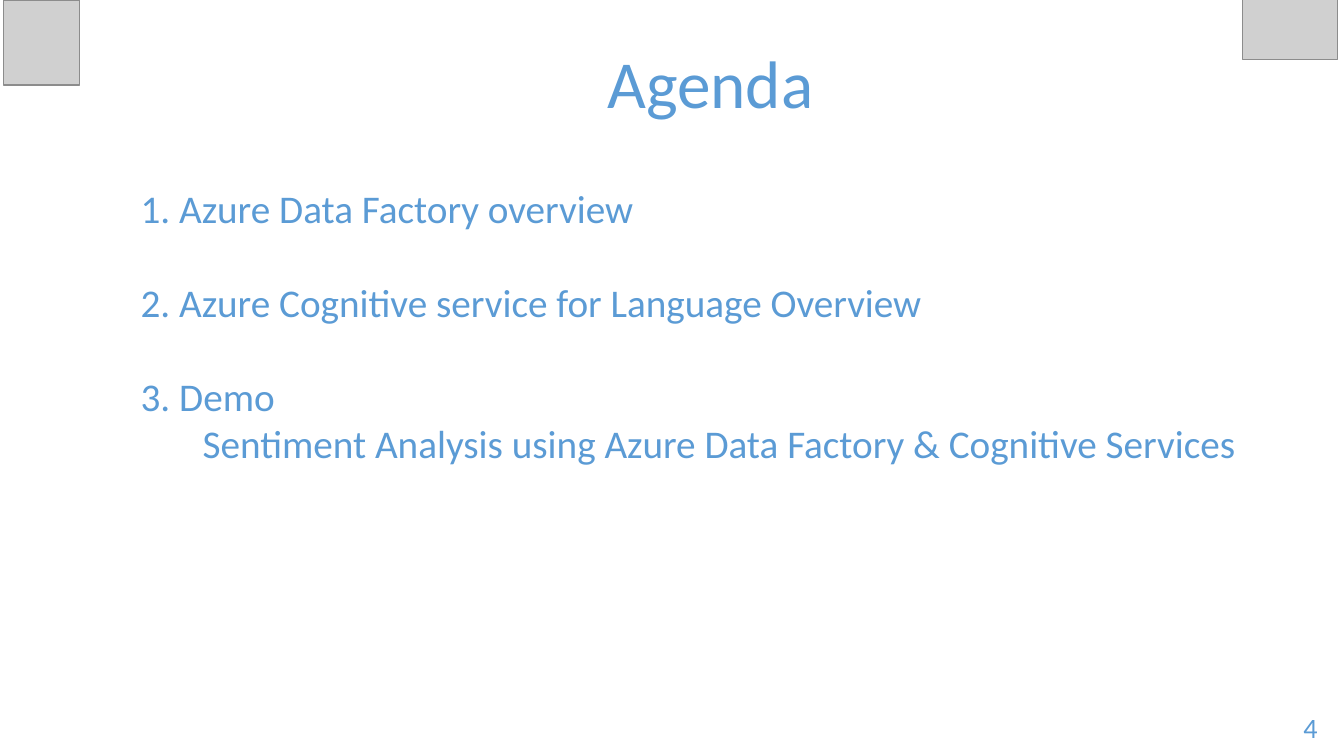
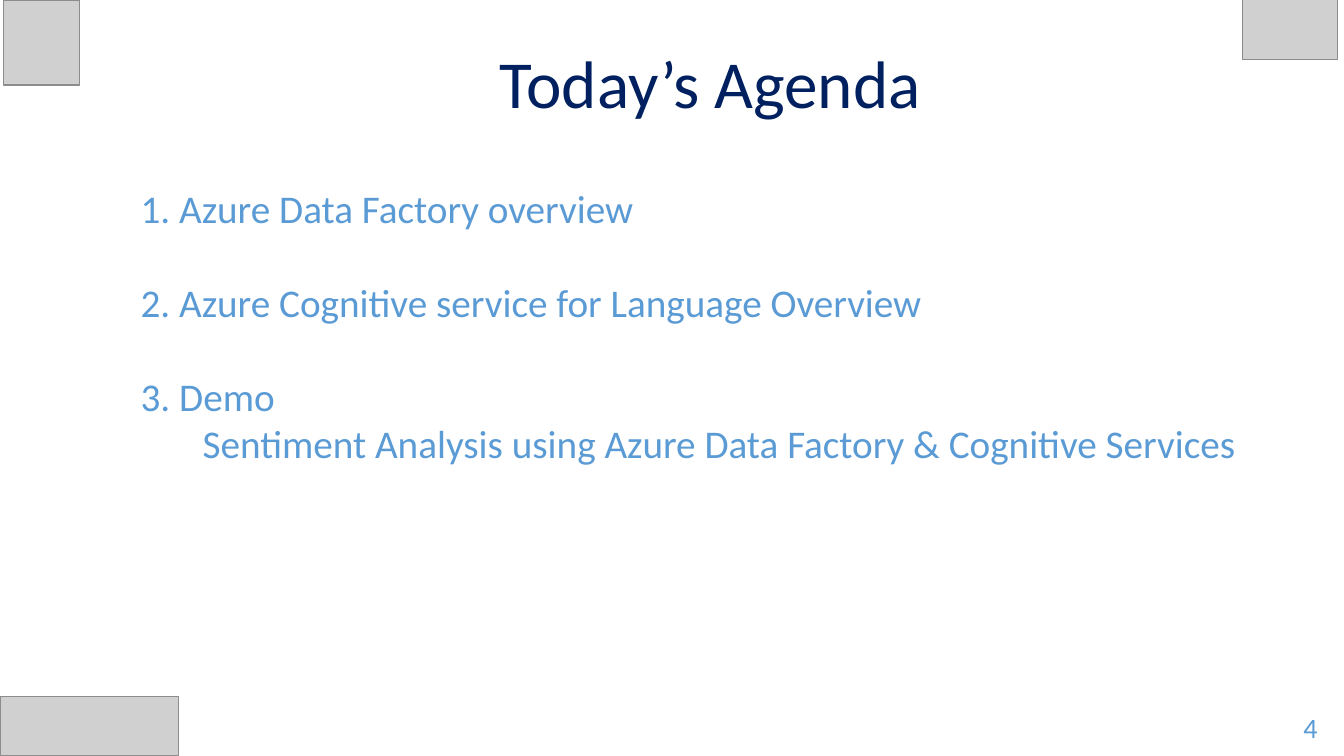
Before and after one commit to alpaBuddhabhatti/CloudBrew2022, a slide deck: slide 4 of Sentiment Analysis using Azure Data Factory and Azure Cognitive service_CloudBrew2022.pptx. Drawn at 1344x756 pixels with LibreOffice and Linux fonts; fonts in the diff are those of the drawing; grey boxes stand for pictures. Boxes give left, top, right and bottom in pixels: in the first picture for what was removed or moved away, otherwise in the second. Text is boxed around its words. In the diff, an @@ line names an element or a change of style, - is before the commit and + after.

```diff
--- a/Sentiment Analysis using Azure Data Factory and Azure Cognitive service_CloudBrew2022.pptx
+++ b/Sentiment Analysis using Azure Data Factory and Azure Cognitive service_CloudBrew2022.pptx
@@ title at [500,61,921,120]: text changed; text colour #5B9BD5 to #002060 @@
-Agenda
+Today’s Agenda
@@ picture added at [1,696,178,756] @@
```
Also in this commit, not shown: 22 other slides changed.
